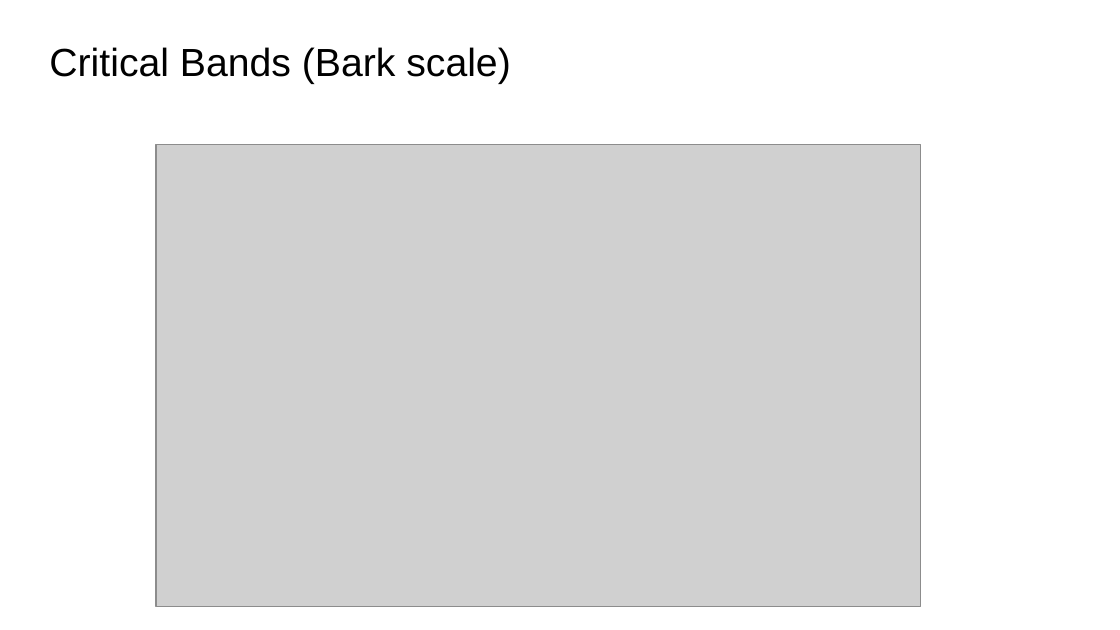
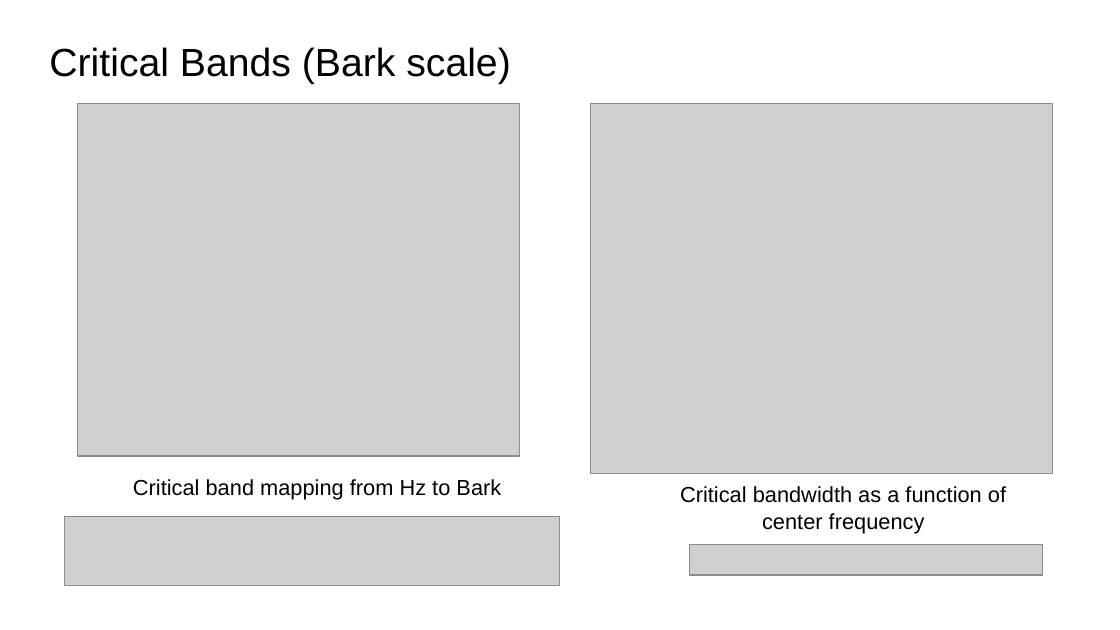
Before and after one commit to xserra/audio-coding-materials, a slide deck: slide 6 of lectures/4. Psychoacoustic principles.pptx. Drawn at 1120x630 pixels with LibreOffice and Linux fonts; fonts in the diff are those of the drawing; grey boxes stand for pictures. Boxes give left, top, right and bottom in pixels: in the first picture for what was removed or moved away, otherwise in the second. Text is boxed around its words. In the diff, an @@ line names an element or a change of style, - is before the commit and + after.

Commit message:
modified slides

```diff
--- a/lectures/4. Psychoacoustic principles.pptx
+++ b/lectures/4. Psychoacoustic principles.pptx
@@ picture added at [77,103,519,456] @@
@@ picture added at [590,103,1052,474] @@
@@ picture removed at [156,144,920,606] @@
@@ text added at [133,479,501,500], 14 pt, text #000000 @@
+Critical band mapping from Hz to Bark
@@ text added at [680,486,1006,533], 14 pt, text #000000 @@
+Critical bandwidth as a function of center frequency
@@ picture added at [64,516,560,585] @@
@@ picture added at [690,544,1043,575] @@
```
Also in this commit, not shown: 3 other slides changed, 3 slides added, 2 slides removed, 1 other file.
